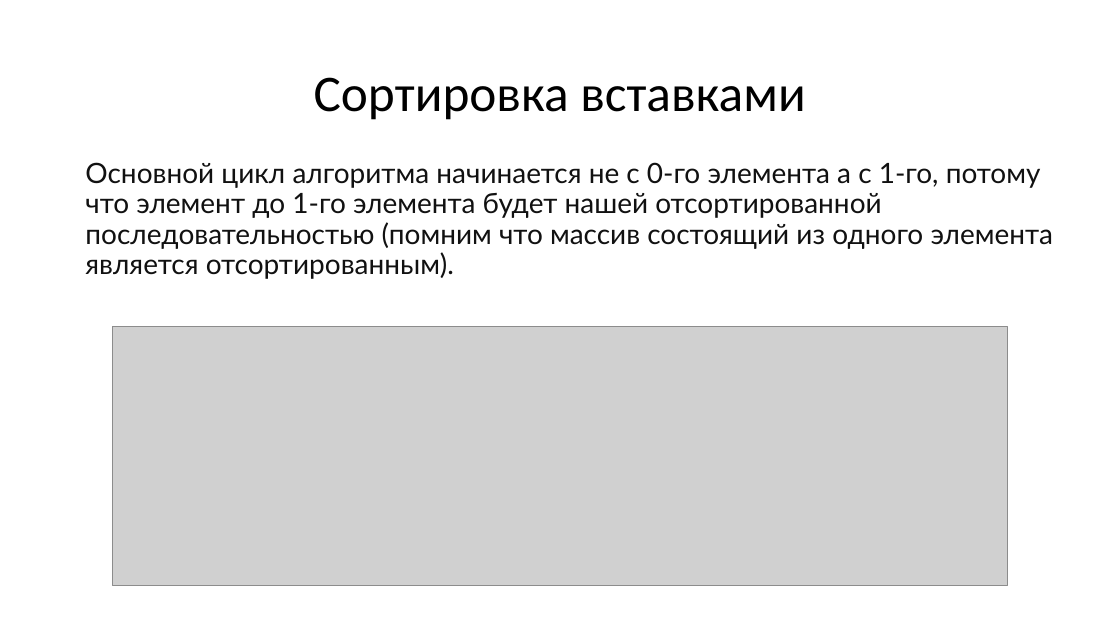
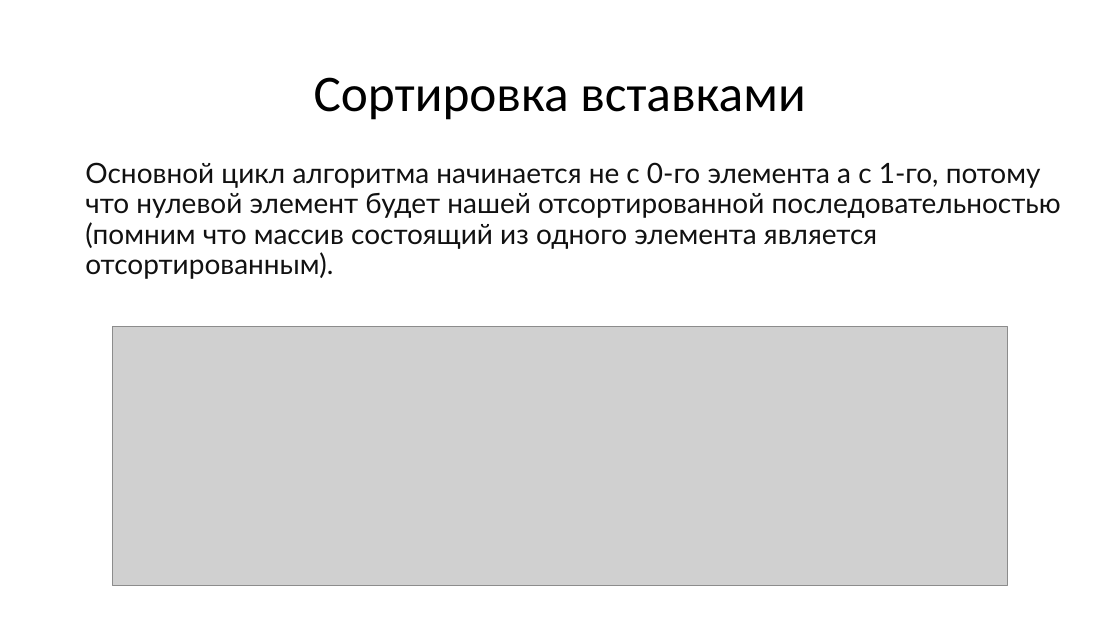
Before and after one commit to ge1up/semesterWorkFirst_TimSort, a slide deck: slide 6 of Timsort.pptx. Drawn at 1120x630 pixels with LibreOffice and Linux fonts; fonts in the diff are those of the drawing; grey boxes stand for pictures. Boxes give left, top, right and bottom in pixels: in the first picture for what was removed or moved away, otherwise in the second. Text is boxed around its words. In the diff, an @@ line names an element or a change of style, - is before the commit and + after.

```diff
--- a/Timsort.pptx
+++ b/Timsort.pptx
@@ text at [85,162,1061,279]: text changed @@
-Основной цикл алгоритма начинается не с 0-го элемента а с 1-го, потому что элемент до 1-го элемента будет нашей отсортированной последовательностью (помним что массив состоящий из одного элемента является отсортированным).
+Основной цикл алгоритма начинается не с 0-го элемента а с 1-го, потому что нулевой элемент будет нашей отсортированной последовательностью (помним что массив состоящий из одного элемента является отсортированным).
```
Also in this commit, not shown: 4 other slides changed.
